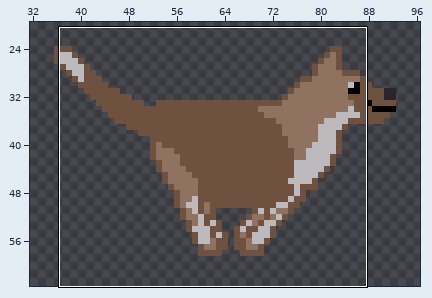
Sprite sheet: sprites/sLucyRunning/layers/b447da99-f953-40d0-bc37-a69793ab13a2/4cb96dc8-2eb6-4dbd-a763-3fa54357652d.png. The first picture is a wide view before the edit; the outline marks the close-up.
Close-up. The starting point:
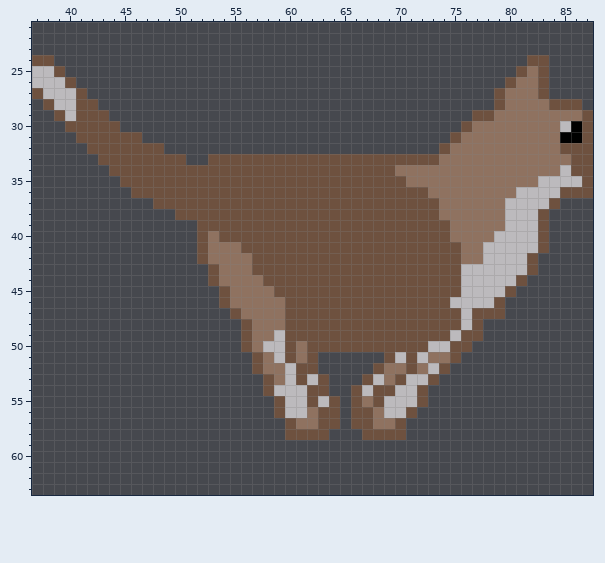
The file is 128x64 pixels. Shown: x 37..87, y 21..63. The wide view leaves out empty margins.
And afterwards:
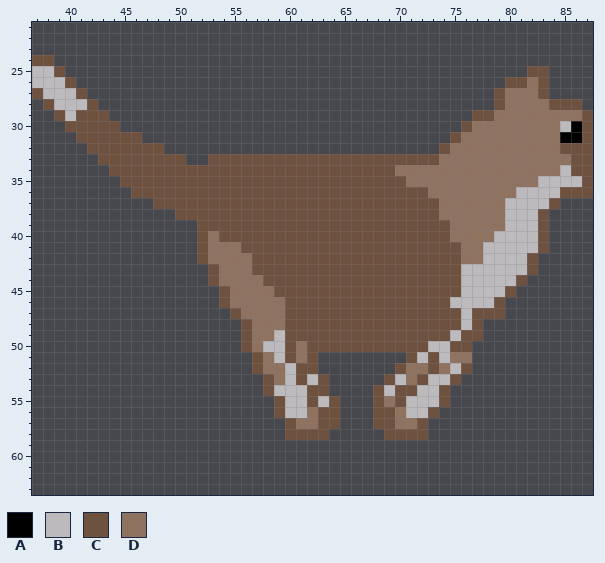
Palette (. is transparent): A #000000  B #bcbabd  C #6e513f  D #8f7260
The edit:
y 24: x 82..83 CC -> ..
y 25: x 81..82 CD -> .C
y 26: x 81 D -> C
y 28: x 41 C -> B
y 51: x 69..70 CB -> ..; x 73..76 DDC. -> CBDD
y 52: x 68..71 CDDC -> ..CD; x 73..76 BC.. -> CDBC
y 53: x 67..75 CBDCBBC.. -> ..CBDCBBC
y 54: x 66..67 CB -> ..; x 69..74 CBBC.. -> BCCBBC
y 55: x 66..67 CD -> ..; x 69..70 BB -> DC; x 72..74 C.. -> BBC
y 56: x 66..73 CCDBBC.. -> ..CCDBBC
y 57: x 66..72 CCDDC.. -> ..CCDDC
y 58: x 67..68 CC -> ..; x 71..72 .. -> CC
Boxes around the changes in both close-ups, in picture pixels (x1, y1, x2, y2):
changed: (516, 55, 549, 88)
changed: (76, 99, 87, 110)
changed: (351, 352, 472, 440)
